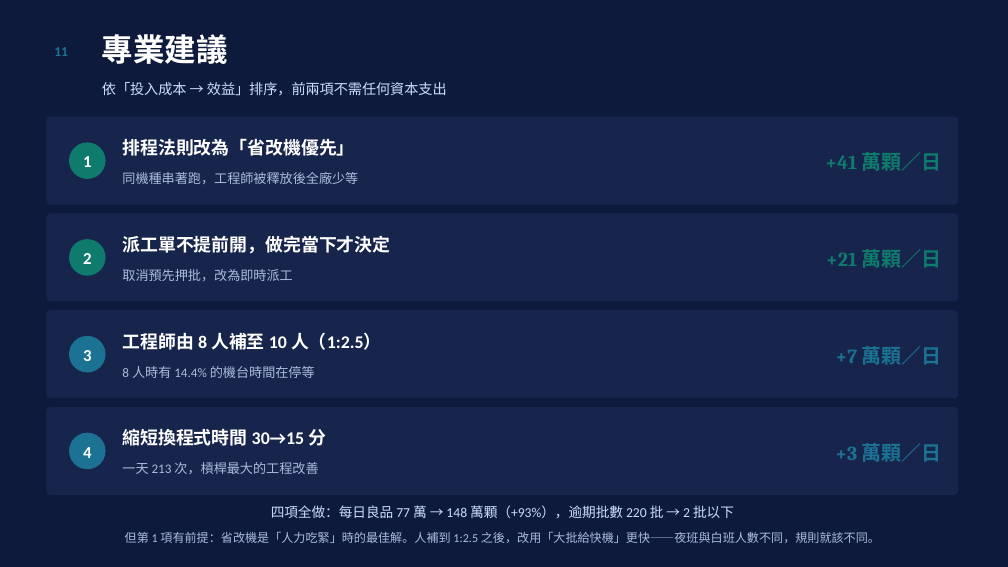
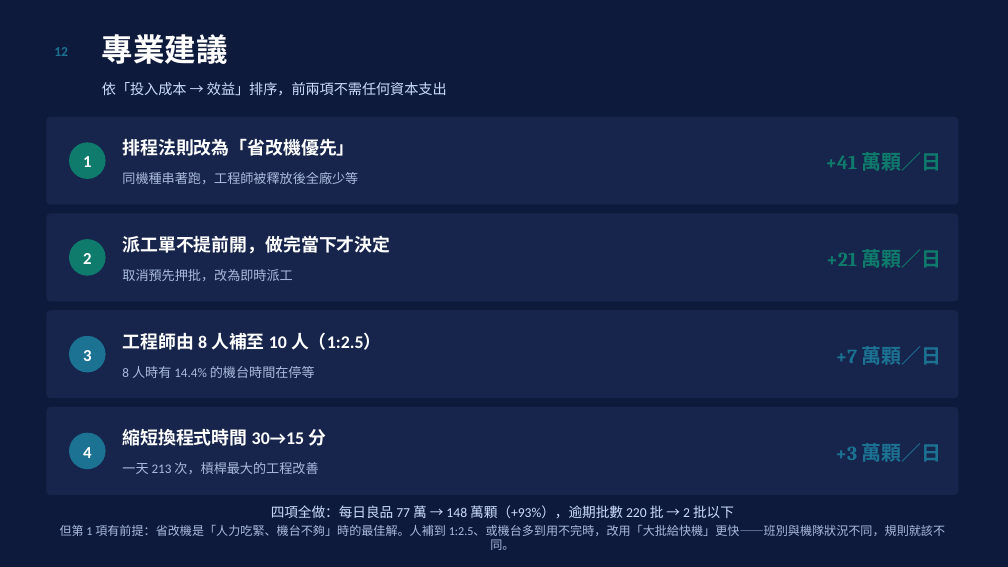
Before and after one commit to cnshow2025/my-factory, a slide deck: slide 13 of docs/測試排程分析報告.pptx (slide 12 before the commit). Drawn at 1008x567 pixels with LibreOffice and Linux fonts; fonts in the diff are those of the drawing. Boxes give left, top, right and bottom in pixels: in the first picture for what was removed or moved away, otherwise in the second. Text is boxed around its words. In the diff, an @@ line names an element or a change of style, - is before the commit and + after.

```diff
--- a/docs/測試排程分析報告.pptx
+++ b/docs/測試排程分析報告.pptx
@@ text at (60,525,945,550): text changed @@
-但第 1 項有前提：省改機是「人力吃緊」時的最佳解。人補到 1:2.5 之後，改用「大批給快機」更快——夜班與白班人數不同，規則就該不同。
+但第 1 項有前提：省改機是「人力吃緊、機台不夠」時的最佳解。人補到 1:2.5、或機台多到用不完時，改用「大批給快機」更快——班別與機隊狀況不同，規則就該不同。
```
Also in this commit, not shown: 1 other slide changed, 1 slide added, 8 other files.
